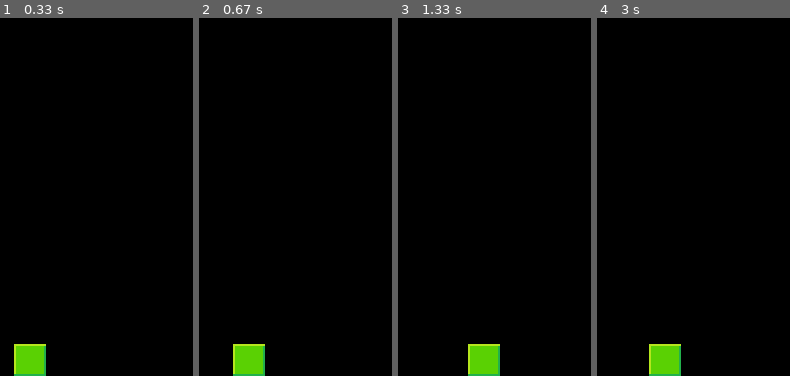
Above: before the commit, frames 1-4 (left to right).
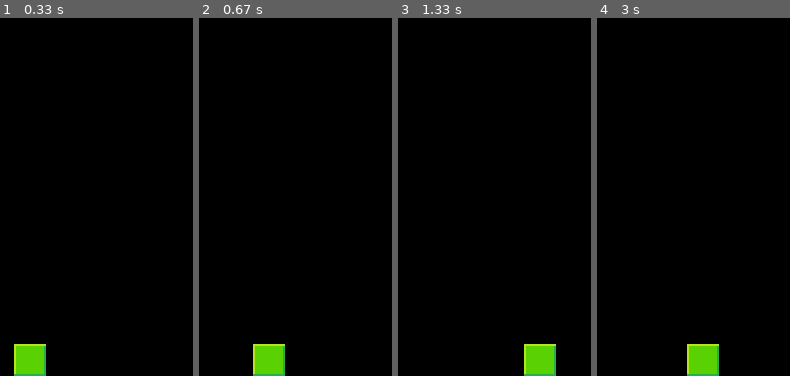
Above: after the commit, the same moments.

Repository: SteveHutchison/GroupPygame
Game: pygame game, started from Main.py
The game is run twice, just before and just after one commit, with the same random seed, the same clock (stepped at 60 frames per second) and the same inputs.
Inputs:
- Up to frame 1 (0.33 s): no input
- Up to frame 2 (0.67 s): hold Right from 0.33 s (still down)
- Up to frame 3 (1.33 s): release Right at 0.8 s; hold Right 0.83-1.3 s
- Up to frame 4 (3 s): hold Left 1.33-1.87 s; hold Left 1.9-2.3 s; hold Right 2.33-2.97 s
The pictures show only the part of the screen within x 20-70%, y 50-100%; the shares and areas given below are measured in that part.

Frame 1 is identical in both runs. In frame 2, 2.0% of the frame differs, in the area x 17-45%, y 91-100%; in frame 3, 3.0%, in the area x 36-82%, y 91-100%; in frame 4, 3.0%.

Commit message:
Changes to movement

Diff:
--- a/Main.py
+++ b/Main.py
@@ -1,5 +1,7 @@
 import sys, pygame
 import random
+from pygame.locals import *
+
 pygame.init()
 
 ball = pygame.image.load("M:/groupPy/img/player.png")
@@ -13,30 +15,33 @@
 
 b3x = 200
 b3y = 768
-#b3y = backroundRect.height - ballrect.height
-movex = 0
+movex = 2
 movey = 0
+
+left = False
+right = False
 
 while 1:
 	for event in pygame.event.get():
 		if event.type == pygame.QUIT: sys.exit()
 
-		if event.type==pygame.KEYDOWN:
+		if event.type == pygame.KEYDOWN:
+			if event.key == K_LEFT:
+				left = True
+			if event.key == K_RIGHT:
+				right = True
+
+		if event.type == pygame.KEYUP:
 			if event.key==pygame.K_LEFT:
-				movex =- 1
-			elif event.key==pygame.K_RIGHT:
-				movex =+ 1
+				left = False
+			if event.key==pygame.K_RIGHT:
+				right = False
 
-		if event.type==pygame.KEYUP:
-			if event.key==pygame.K_LEFT:
-				movex = 0
-			elif event.key==pygame.K_RIGHT:
-				movex = 0
+	if right == True:
+		b3x += movex
 
-	if b3x + movex < 0 or b3x + ballrect.width + movex > backgroundRect.width:
-		movex = 0
-
-	b3x +=movex
+	if left == True:
+		b3x -= movex
 
 	screen.blit(background, backgroundRect)
 	screen.blit(ball,(b3x,b3y))
